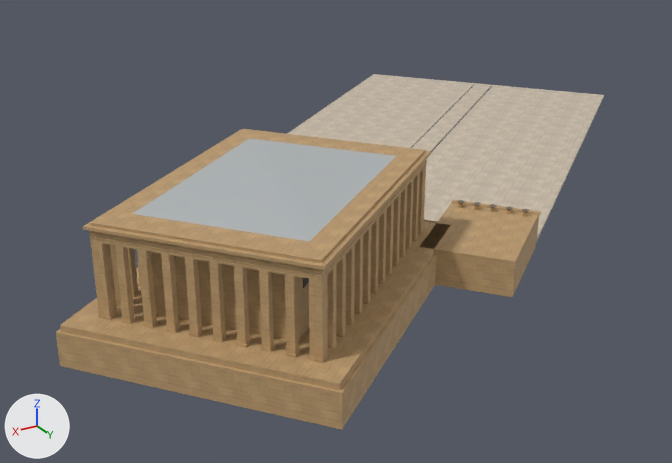
A saved change to the glTF model models/anit-blok.glb.
Camera for both pictures: a 50 mm camera at (73.7, 144.6, 987.4) aimed at (-46.1, -54.9, 887.6). The lights are fixed; the arrows at lower left show +X, +Y and +Z. The picture after the commit comes second. Where no turn or scale is listed for an object, it has been applied to the vertices.

Objects in the first picture: 'AnitBlok_Yapi', 'TorenMeydani_Zemin'.
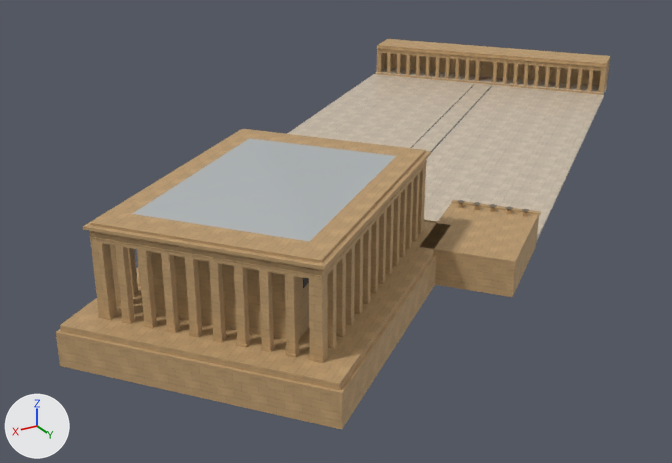
Pixel boxes (x1, y1, x2, y2) of what changed, in the pictures (672 x 463 px):
'Inonu_Revaki', added (brown)
    after: (375, 39, 610, 95)
    faces in mat_anitblok_tas: (375, 39, 610, 95)
    faces in mat_meydan_zemin: (376, 67, 607, 94)
'Inonu_Lahit_Doseme', added
    after: (472, 76, 503, 82)

The change, as a diff of the scene's bpy script:
```diff
--- a/models/anit-blok.glb.py
+++ b/models/anit-blok.glb.py
@@ img_lahit_doseme @@
+img_lahit_doseme = load_image('Lahit_Doseme', '_unpacked/Lahit_Doseme', 1024, 540, 'sRGB')
@@ mat_lahit_doseme @@
+mat_lahit_doseme = principled_material('Lahit_Doseme')
+mat_lahit_doseme.texture = img_lahit_doseme
+mat_lahit_doseme.roughness = 0.4
@@ me_inonu_revak @@
+me_inonu_revak.from_pydata(...)  # 1144 vertices, 1716 faces; spans x -179.3..-116.3, y -152.8..-78.1, z -1.5..10.6
+# faces by material slot: [1440, 264, 12]
+me_inonu_revak.materials.append(mat_anitblok_tas)
+me_inonu_revak.materials.append(mat_ic_golge)  # dark grey #3f3c38
+me_inonu_revak.materials.append(mat_meydan_zemin)
@@ me_inonu_lahit_doseme @@
+me_inonu_lahit_doseme.from_pydata(...)  # 4 vertices, 2 faces; spans x -152.4..-141.06, y -120.76..-108.52, z 0.52
+me_inonu_lahit_doseme.materials.append(mat_lahit_doseme)  # picture img_lahit_doseme
@@ ob_inonu_revaki @@
+ob_inonu_revaki = bpy.data.objects.new('Inonu_Revaki', me_inonu_revak)
+ob_inonu_revaki.location = (0.0, 0.0, 903.6)
@@ ob_inonu_lahit_doseme @@
+ob_inonu_lahit_doseme = bpy.data.objects.new('Inonu_Lahit_Doseme', me_inonu_lahit_doseme)
+ob_inonu_lahit_doseme.location = (0.0, 0.0, 903.6)
```
